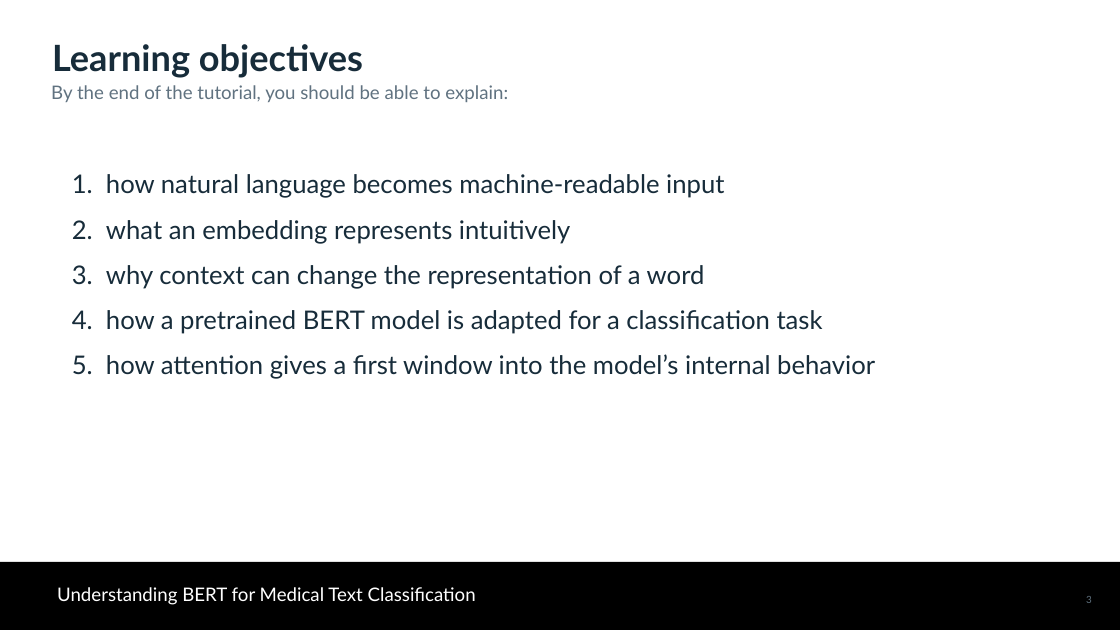
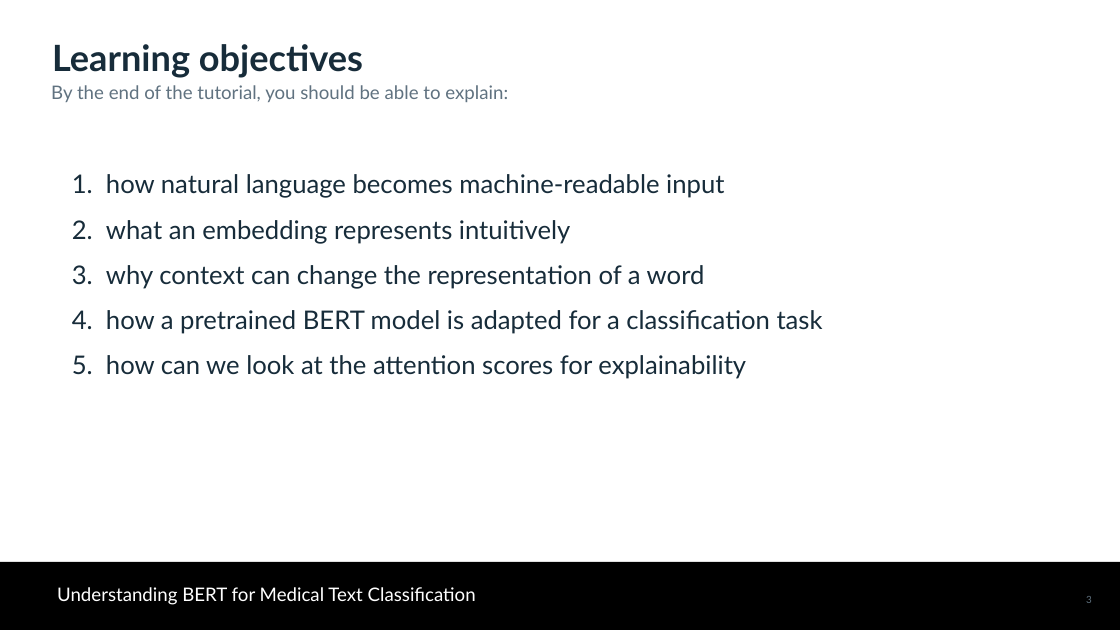
Before and after one commit to Data-Science-Group-Attoworld/explainable_dl_for_unstructured_data, a slide deck: slide 3 of nlp_explainabilty/NLP_tutorial.pptx. Drawn at 1120x630 pixels with LibreOffice and Linux fonts; fonts in the diff are those of the drawing; background and template pictures are left out. Boxes give left, top, right and bottom in pixels: in the first picture for what was removed or moved away, otherwise in the second. Text is boxed around its words. In the diff, an @@ line names an element or a change of style, - is before the commit and + after.

Commit message:
colab compatibility first day

```diff
--- a/nlp_explainabilty/NLP_tutorial.pptx
+++ b/nlp_explainabilty/NLP_tutorial.pptx
@@ text at box(106, 355, 746, 379): text changed @@
-5. how attention gives a first window into the model’s internal behavior
+5. how can we look at the attention scores for explainability
```
Also in this commit, not shown: 2 other slides changed, 6 other files.
